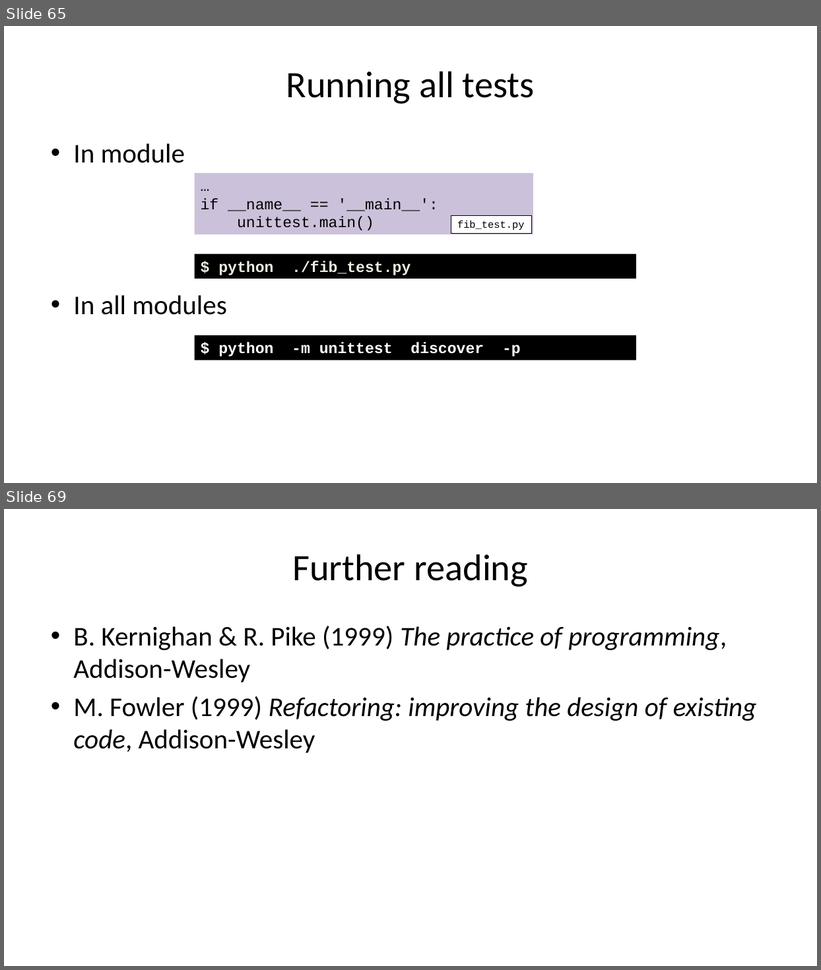
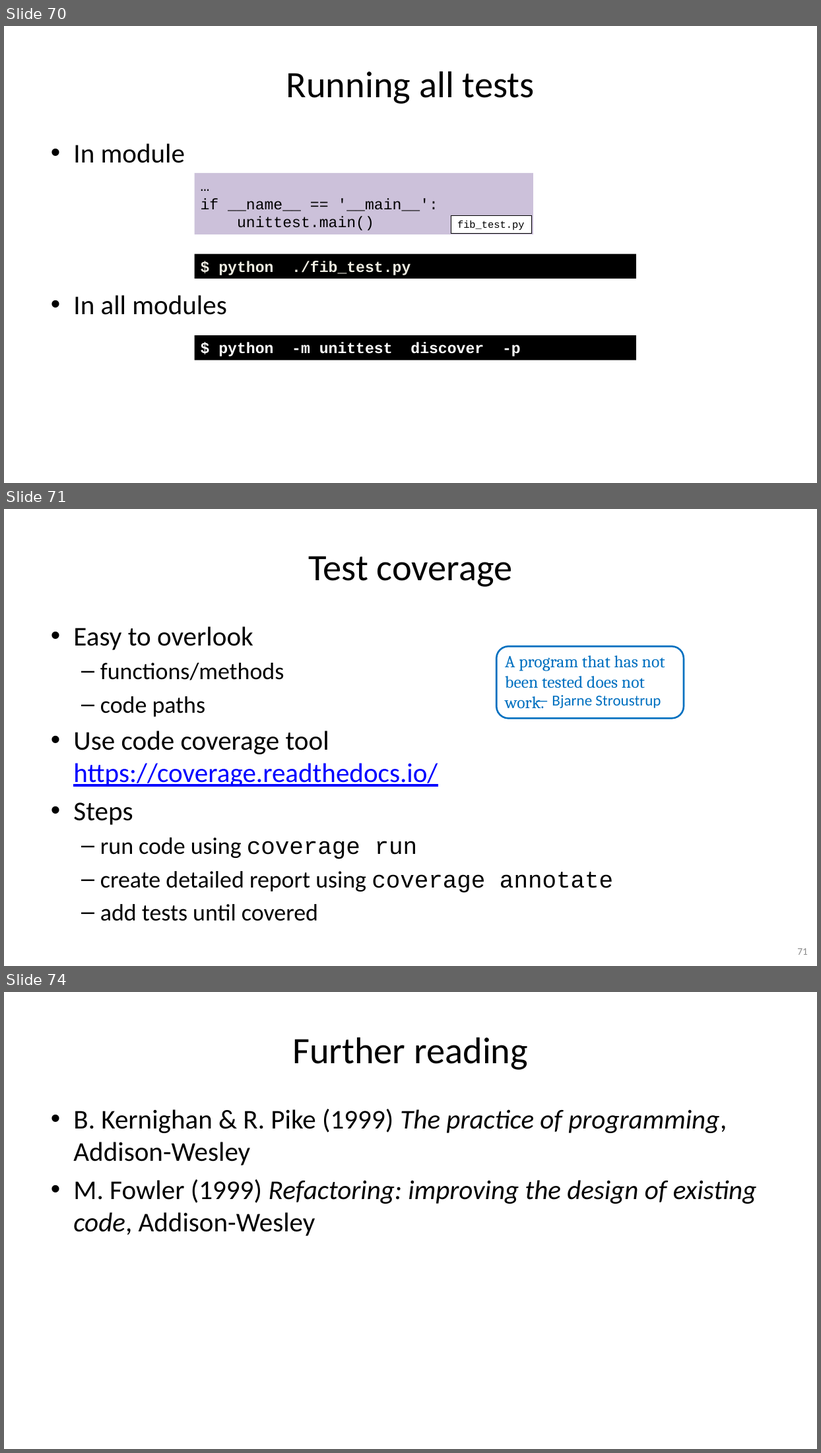
Before and after one commit to gjbex/Python-software-engineering, a slide deck: python_software_engineering.pptx. Shown one above the other, each under a label of ours: slides 65 and 69 before the commit, slides 70, 71 and 74 after it; the slides between them are not shown. The pictures are 821x970 and 821x1453 pixels, drawn with LibreOffice and Linux fonts; fonts in the diff are those of the drawing. Boxes give left, top, right and bottom in pixels: in the first picture for what was removed or moved away, otherwise in the second. Text is boxed around its words. In the diff, an @@ line names an element or a change of style, - is before the commit and + after.

Commit message:
Add slides on tear down, running tests, coverage

```diff
--- a/python_software_engineering.pptx
+++ b/python_software_engineering.pptx
@@ slide 71 added at (4,509,817,966), background #FFFFFF @@
@@ title added at (308,556,513,587), 44 pt, text #000000 @@
+Test coverage
@@ text added at (73,626,613,921), 28 pt, text #000000 @@
+• Easy to overlook
+  – functions/methods
+  – code paths
+• Use code coverage tool
+  https://coverage.readthedocs.io/
+• Steps
+  – run code using coverage run
+  – create detailed report using coverage annotate
+  – add tests until covered
@@ rounded rectangle added at (497,646,684,718), fill #FFFFFF, outline #0070C0 2 pt @@
@@ text added at (505,656,665,689), 20 pt, text #0070C0 @@
+A program that has not
+been tested does not work.
@@ text added at (552,695,661,708), 18 pt, text #0070C0 @@
+— Bjarne Stroustrup
@@ page number added at (797,949,808,955), 12 pt, text #8C8C8C @@
+71
@@ what was slide 65 is now slide 70 @@
@@ what was slide 69 is now slide 74 @@
```
Also in this commit, not shown: 2 slides changed, 4 other slides added.
